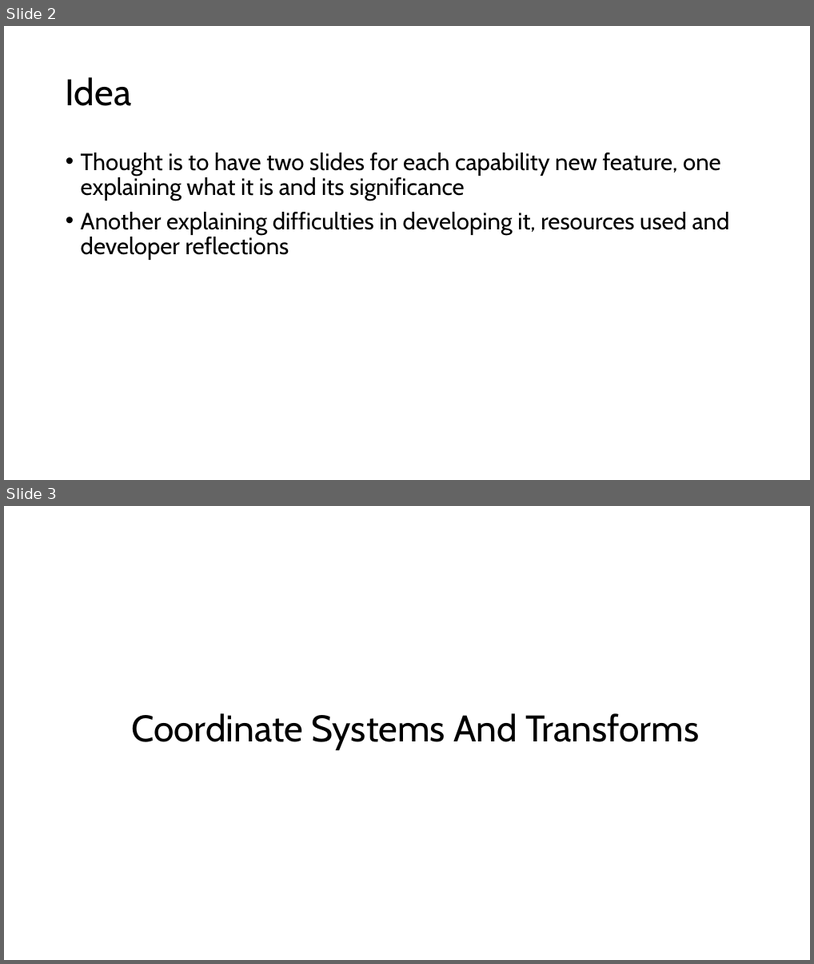
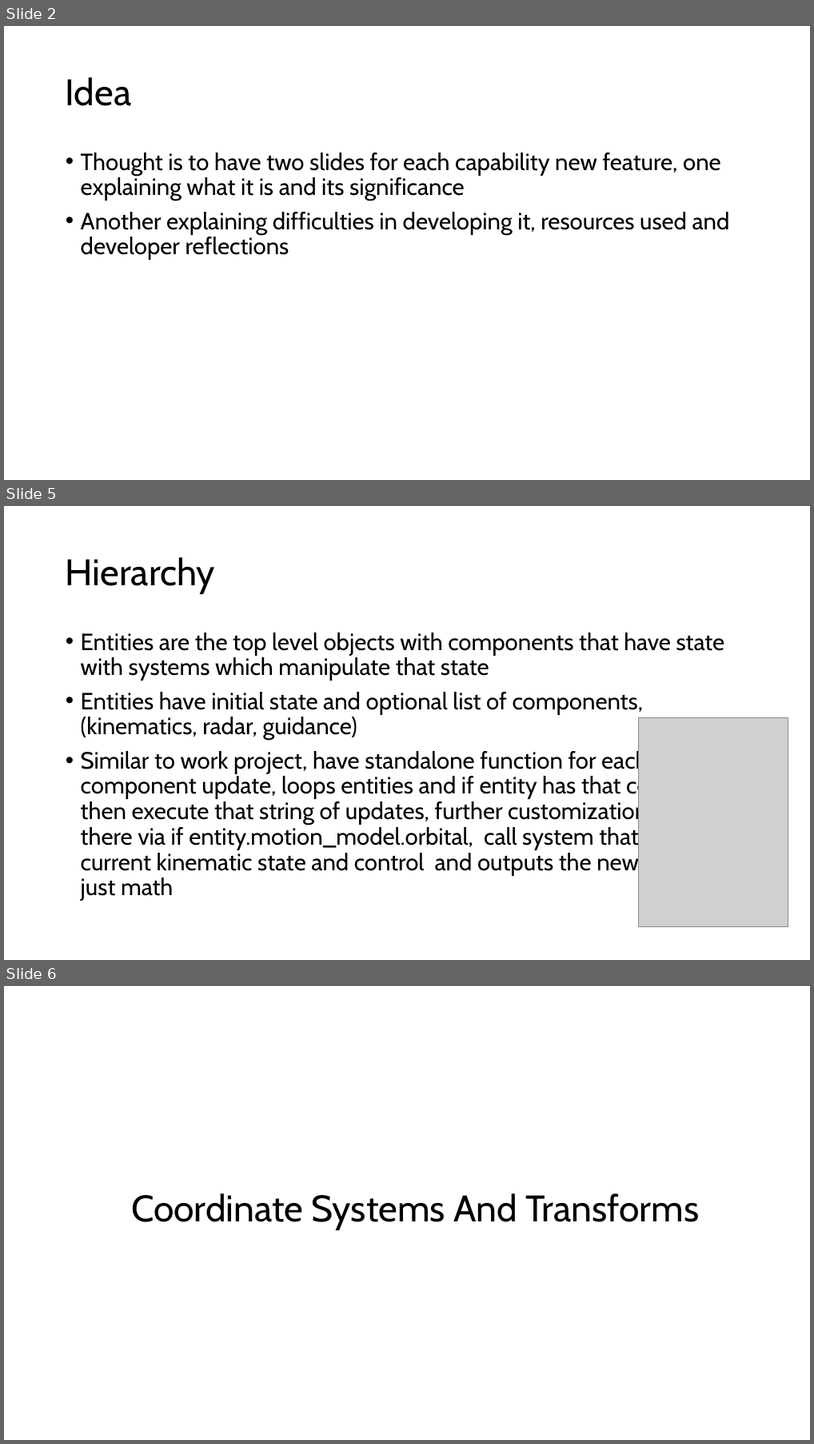
Before and after one commit to jeremyjestel/apogee, a slide deck: docs/Apogee_Progession.pptx. Shown one above the other, each under a label of ours: slides 2 and 3 before the commit, slides 2, 5 and 6 after it; the slides between them are not shown. The pictures are 814x964 and 814x1444 pixels, drawn with LibreOffice and Linux fonts; fonts in the diff are those of the drawing; grey boxes stand for pictures. Boxes give left, top, right and bottom in pixels: in the first picture for what was removed or moved away, otherwise in the second. Text is boxed around its words. In the diff, an @@ line names an element or a change of style, - is before the commit and + after.

Commit message:
Hierarchy, and sim loop and other top level design revisited now to finalize structure, happy overall, moving into GNC and documentation

```diff
--- a/docs/Apogee_Progession.pptx
+++ b/docs/Apogee_Progession.pptx
@@ slide 5 added at [4, 506, 810, 960], background #FFFFFF @@
@@ title added at [66, 557, 215, 594], 44 pt, text #000000 @@
+Hierarchy
@@ text added at [81, 632, 742, 900], 28 pt, text #000000 @@
+• Entities are the top level objects with components that have state with systems which manipulate that state
+• Entities have initial state and optional list of components, (kinematics, radar, guidance)
+• Similar to work project, have standalone function for each component update, loops entities and if entity has that component then execute that string of updates, further customization done there via if entity.motion_model.orbital, call system that takes in current kinematic state and control and outputs the new state with just math
@@ picture added at [639, 718, 789, 927] @@
@@ what was slide 3 is now slide 6 @@
```
Also in this commit, not shown: 2 other slides added.
